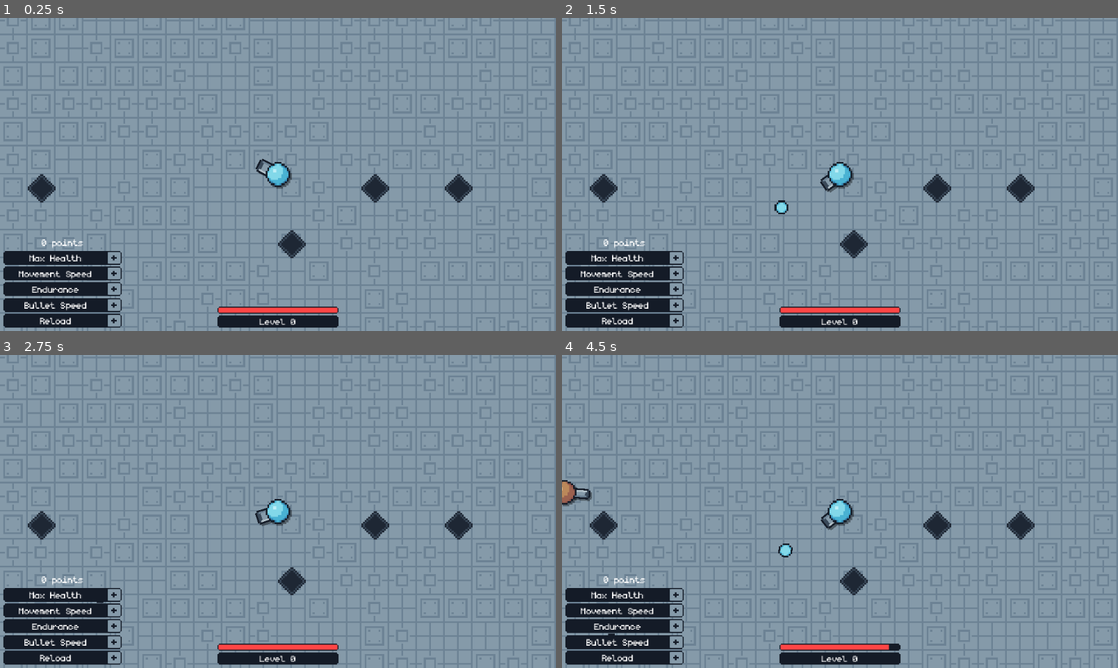
Above: before the commit, frames 1-4 (two rows, left to right).
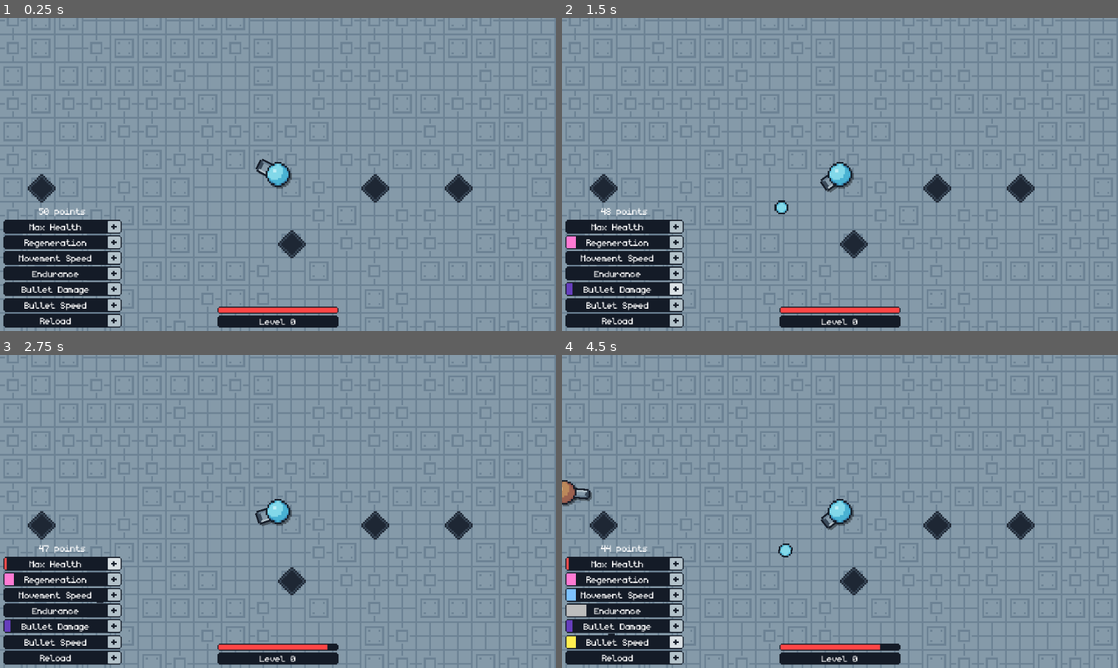
Above: after the commit, the same moments.

Repository: WirelessNine/Geometry-Shooter
Game: Godot game, scene res://scenes/main/game.tscn
Same seed, same stepped clock (60 frames per second), same inputs: the game is played once before the commit and once after it.
Inputs (mouse positions are in pixels of both pictures, inside the frame that each line leads up to):
- Up to frame 1 (0.25 s): no input
- Up to frame 2 (1.5 s): click (678, 243) at 0.52 s; click (678, 290) at 1.27 s
- Up to frame 3 (2.75 s): click (116, 564) at 2.02 s
- Up to frame 4 (4.5 s): click (678, 596) at 2.77 s; click (678, 611) at 3.52 s; click (678, 642) at 4.27 s

The runs differ from the first frame. In frame 1, 2.9% of the frame differs, in the area x 0-22%, y 60-99%; in frame 2, 2.9%; in frame 3, 2.9%; in frame 4, 3.2%, in the area x 0-59%, y 60-99%.

Commit message:
Add more upgrades

Diff:
--- /dev/null
+++ b/resources/upgrades/bullet_damage_upgrade.tres
@@ -0,0 +1,8 @@
+[gd_resource type="Resource" script_class="UpgradeData" format=3 uid="uid://poroh1o73fig"]
+
+[ext_resource type="Script" uid="uid://cde1gacwr2nr2" path="res://scripts/resources/upgrade_data.gd" id="1_2w2qy"]
+
+[resource]
+script = ExtResource("1_2w2qy")
+increment_amount = 0.2
+metadata/_custom_type_script = "uid://cde1gacwr2nr2"
--- a/resources/upgrades/bullet_speed_upgrade.tres
+++ b/resources/upgrades/bullet_speed_upgrade.tres
@@ -4,4 +4,5 @@
 
 [resource]
 script = ExtResource("1_p1dsf")
+increment_amount = 0.5
 metadata/_custom_type_script = "uid://cde1gacwr2nr2"
--- /dev/null
+++ b/resources/upgrades/regeneration_upgrade.tres
@@ -0,0 +1,8 @@
+[gd_resource type="Resource" script_class="UpgradeData" format=3 uid="uid://c72nvbdtmrhxo"]
+
+[ext_resource type="Script" uid="uid://cde1gacwr2nr2" path="res://scripts/resources/upgrade_data.gd" id="1_ivcct"]
+
+[resource]
+script = ExtResource("1_ivcct")
+increment_amount = 0.4
+metadata/_custom_type_script = "uid://cde1gacwr2nr2"
--- a/scenes/characters/player.tscn
+++ b/scenes/characters/player.tscn
@@ -32,7 +32,8 @@
 [node name="RegenerationTimer" type="Timer" parent="." unique_id=1654279934]
 unique_name_in_owner = true
 process_callback = 0
-wait_time = 5.0
+wait_time = 8.0
+one_shot = true
 autostart = true
 
 [node name="DashTimer" type="Timer" parent="." unique_id=1058162326]
--- a/scenes/ui/hud.gd
+++ b/scenes/ui/hud.gd
@@ -10,11 +10,17 @@
 @onready var max_health_bar: TextureProgressBar = %MaxHealthBar
 @onready var upgrade_max_health: TextureButton = %UpgradeMaxHealth
 
+@onready var regeneration_bar: TextureProgressBar = %RegenerationBar
+@onready var upgrade_regeneration: TextureButton = %UpgradeRegeneration
+
 @onready var movement_speed_bar: TextureProgressBar = %MovementSpeedBar
 @onready var upgrade_movement_speed: TextureButton = %UpgradeMovementSpeed
 
 @onready var endurance_bar: TextureProgressBar = %EnduranceBar
 @onready var upgrade_endurance: TextureButton = %UpgradeEndurance
+
+@onready var bullet_damage_bar: TextureProgressBar = %BulletDamageBar
+@onready var upgrade_bullet_damage: TextureButton = %UpgradeBulletDamage
 
 @onready var bullet_speed_bar: TextureProgressBar = %BulletSpeedBar
 @onready var upgrade_bullet_speed: TextureButton = %UpgradeBulletSpeed
@@ -29,10 +35,16 @@
 	refresh_points()
 
 	upgrade_max_health.pressed.connect(Globals.add_upgrade_level.bind(Globals.max_health_upgrade))
+	upgrade_regeneration.pressed.connect(
+		Globals.add_upgrade_level.bind(Globals.regeneration_upgrade)
+	)
 	upgrade_movement_speed.pressed.connect(
 		Globals.add_upgrade_level.bind(Globals.movement_speed_upgrade)
 	)
 	upgrade_endurance.pressed.connect(Globals.add_upgrade_level.bind(Globals.endurance_upgrade))
+	upgrade_bullet_damage.pressed.connect(
+		Globals.add_upgrade_level.bind(Globals.bullet_damage_upgrade)
+	)
 	upgrade_bullet_speed.pressed.connect(
 		Globals.add_upgrade_level.bind(Globals.bullet_speed_upgrade)
 	)
@@ -52,8 +64,10 @@
 
 func refresh_upgrades() -> void:
 	max_health_bar.value = Globals.max_health_upgrade.level
+	regeneration_bar.value = Globals.regeneration_upgrade.level
 	movement_speed_bar.value = Globals.movement_speed_upgrade.level
 	endurance_bar.value = Globals.endurance_upgrade.level
+	bullet_damage_bar.value = Globals.bullet_damage_upgrade.level
 	bullet_speed_bar.value = Globals.bullet_speed_upgrade.level
 	reload_bar.value = Globals.reload_upgrade.level
 
@@ -74,7 +88,9 @@
 	var has_point: bool = Globals.points > 0
 
 	upgrade_max_health.disabled = not has_point
+	upgrade_regeneration.disabled = not has_point
 	upgrade_movement_speed.disabled = not has_point
 	upgrade_endurance.disabled = not has_point
+	upgrade_bullet_damage.disabled = not has_point
 	upgrade_bullet_speed.disabled = not has_point
 	upgrade_reload.disabled = not has_point
--- a/scenes/ui/hud.tscn
+++ b/scenes/ui/hud.tscn
@@ -130,6 +130,43 @@
 texture_disabled = ExtResource("3_136eg")
 stretch_mode = 3
 
+[node name="RegenerationBar" type="TextureProgressBar" parent="UpgradesVBox/UpgradesGrid" unique_id=1503794577]
+unique_name_in_owner = true
+custom_minimum_size = Vector2(120, 16)
+layout_mode = 2
+max_value = 10.0
+nine_patch_stretch = true
+stretch_margin_left = 2
+stretch_margin_top = 2
+stretch_margin_right = 2
+stretch_margin_bottom = 2
+texture_under = ExtResource("4_h022r")
+texture_progress = ExtResource("5_4jqwt")
+tint_progress = Color(1, 0.48000002, 0.8266666, 1)
+
+[node name="Label" type="Label" parent="UpgradesVBox/UpgradesGrid/RegenerationBar" unique_id=93519321]
+layout_mode = 1
+anchors_preset = 15
+anchor_right = 1.0
+anchor_bottom = 1.0
+grow_horizontal = 2
+grow_vertical = 2
+text = "Regeneration"
+label_settings = ExtResource("2_gss2c")
+horizontal_alignment = 1
+vertical_alignment = 1
+
+[node name="UpgradeRegeneration" type="TextureButton" parent="UpgradesVBox/UpgradesGrid" unique_id=402006395]
+unique_name_in_owner = true
+custom_minimum_size = Vector2(15, 0)
+layout_mode = 2
+size_flags_horizontal = 0
+texture_normal = ExtResource("2_8qguk")
+texture_pressed = ExtResource("8_4jqwt")
+texture_hover = ExtResource("8_4jqwt")
+texture_disabled = ExtResource("3_136eg")
+stretch_mode = 3
+
 [node name="MovementSpeedBar" type="TextureProgressBar" parent="UpgradesVBox/UpgradesGrid" unique_id=1569972294]
 unique_name_in_owner = true
 custom_minimum_size = Vector2(120, 16)
@@ -204,6 +241,43 @@
 texture_disabled = ExtResource("3_136eg")
 stretch_mode = 3
 
+[node name="BulletDamageBar" type="TextureProgressBar" parent="UpgradesVBox/UpgradesGrid" unique_id=1489908051]
+unique_name_in_owner = true
+custom_minimum_size = Vector2(120, 16)
+layout_mode = 2
+max_value = 15.0
+nine_patch_stretch = true
+stretch_margin_left = 2
+stretch_margin_top = 2
+stretch_margin_right = 2
+stretch_margin_bottom = 2
+texture_under = ExtResource("4_h022r")
+texture_progress = ExtResource("5_4jqwt")
+tint_progress = Color(0.40120327, 0.24419999, 0.74, 1)
+
+[node name="Label" type="Label" parent="UpgradesVBox/UpgradesGrid/BulletDamageBar" unique_id=618190999]
+layout_mode = 1
+anchors_preset = 15
+anchor_right = 1.0
+anchor_bottom = 1.0
+grow_horizontal = 2
+grow_vertical = 2
+text = "Bullet Damage"
+label_settings = ExtResource("2_gss2c")
+horizontal_alignment = 1
+vertical_alignment = 1
+
+[node name="UpgradeBulletDamage" type="TextureButton" parent="UpgradesVBox/UpgradesGrid" unique_id=759602519]
+unique_name_in_owner = true
+custom_minimum_size = Vector2(15, 0)
+layout_mode = 2
+size_flags_horizontal = 0
+texture_normal = ExtResource("2_8qguk")
+texture_pressed = ExtResource("8_4jqwt")
+texture_hover = ExtResource("8_4jqwt")
+texture_disabled = ExtResource("3_136eg")
+stretch_mode = 3
+
 [node name="BulletSpeedBar" type="TextureProgressBar" parent="UpgradesVBox/UpgradesGrid" unique_id=351129093]
 unique_name_in_owner = true
 custom_minimum_size = Vector2(120, 16)
--- a/scripts/autoload/globals.gd
+++ b/scripts/autoload/globals.gd
@@ -14,14 +14,16 @@
 var player: Player2D
 
 var max_health_upgrade: UpgradeData
+var regeneration_upgrade: UpgradeData
 var movement_speed_upgrade: UpgradeData
 var endurance_upgrade: UpgradeData
+var bullet_damage_upgrade: UpgradeData
 var bullet_speed_upgrade: UpgradeData
 var reload_upgrade: UpgradeData
 
 var weapon_collection: Registry.Collection
 
-var points: int = 0
+var points: int = 50
 var level: int = 0
 var level_progress: int = 0
 
@@ -34,8 +36,10 @@
 	)
 
 	max_health_upgrade = load("uid://dmcmknmhtgrju")
+	regeneration_upgrade = load("uid://c72nvbdtmrhxo")
 	movement_speed_upgrade = load("uid://cfavert7neptq")
 	endurance_upgrade = load("uid://g84eu5brtyqa")
+	bullet_damage_upgrade = load("uid://poroh1o73fig")
 	bullet_speed_upgrade = load("uid://6rwservvi6k3")
 	reload_upgrade = load("uid://clm8u4adlnyth")
 
--- a/scripts/characters/player_2d.gd
+++ b/scripts/characters/player_2d.gd
@@ -1,6 +1,7 @@
 class_name Player2D
 extends Entity2D
 
+const DEFAULT_REGENERATION: float = 8.0
 const DEFAULT_HEALTH: int = 100
 
 const DEFAULT_SPEED: float = 120.0
@@ -132,6 +133,8 @@
 func _on_regeneration_timer_timeout() -> void:
 	add_health(roundi(get_max_health() * 0.05))
 
+	regeneration_timer.start(DEFAULT_REGENERATION / Globals.regeneration_upgrade.value)
+
 
 func _on_dash_timer_timeout() -> void:
 	is_dashing = false
--- a/scripts/weapons/bullet_2d.gd
+++ b/scripts/weapons/bullet_2d.gd
@@ -110,7 +110,7 @@
 		entity_collided.emit()
 
 	elif body is Enemy2D:
-		body.take_damage(data.damage)
+		body.take_damage(data.damage * Globals.bullet_damage_upgrade.value)
 		body.play_hit_tween()
 
 		pierces += 1
Not shown, changed: kanban_tasks_data.kanban
